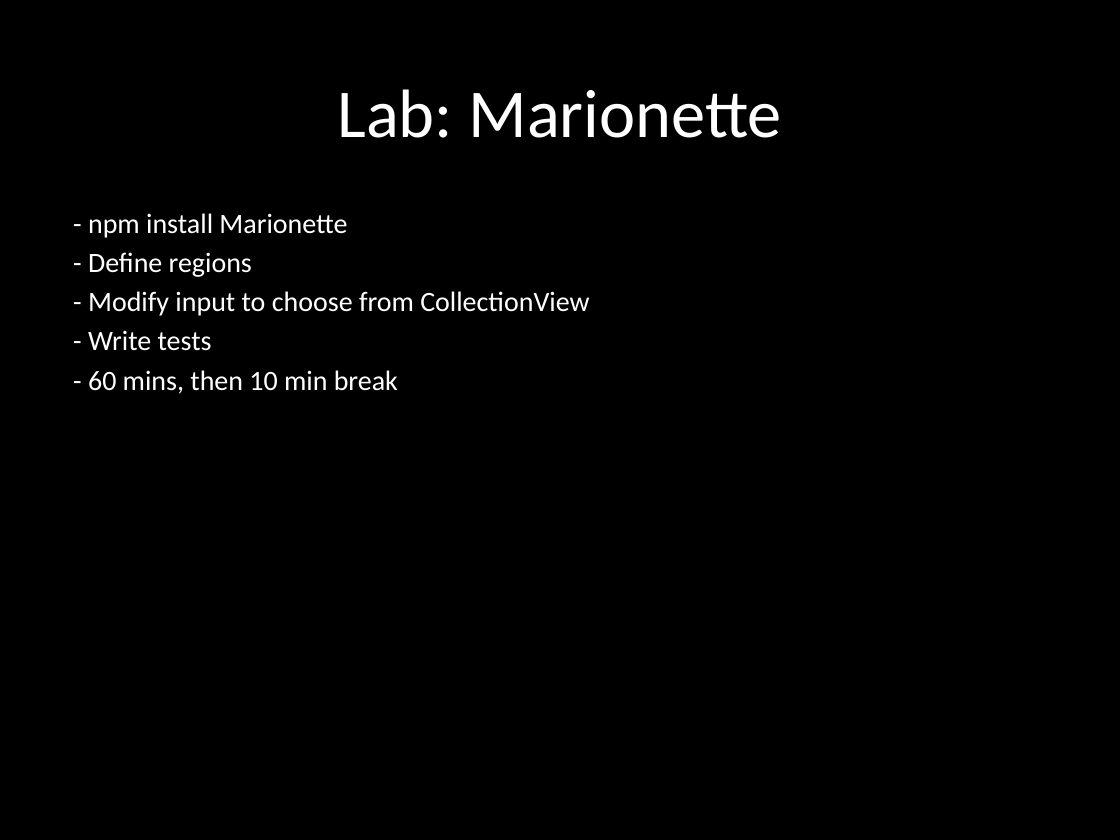
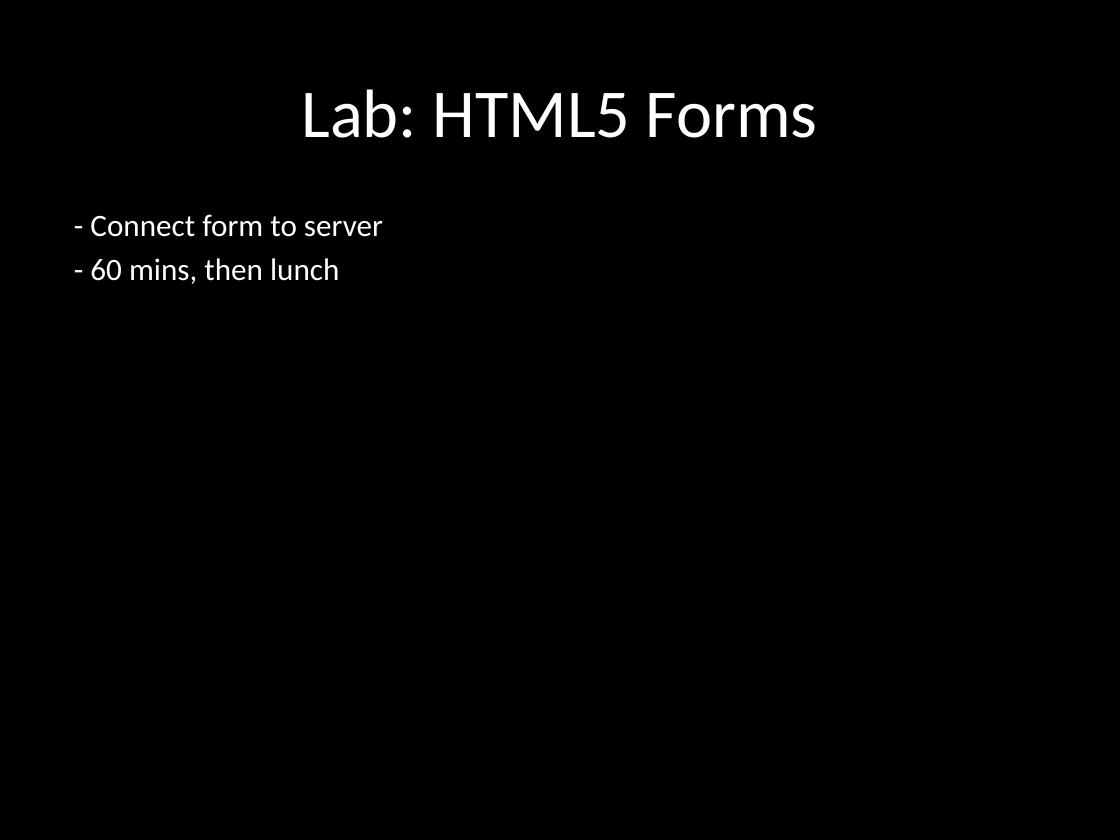
Before and after one commit to eliasjames/training-node-backbone, a slide deck: slide 6 of slides/Node & Backbone Slides Day 4.pptx (slide 4 before the commit). Drawn at 1120x840 pixels with LibreOffice and Linux fonts; fonts in the diff are those of the drawing. Boxes give left, top, right and bottom in pixels: in the first picture for what was removed or moved away, otherwise in the second. Text is boxed around its words. In the diff, an @@ line names an element or a change of style, - is before the commit and + after.

```diff
--- a/slides/Node & Backbone Slides Day 4.pptx
+++ b/slides/Node & Backbone Slides Day 4.pptx
@@ title at <box>301,89,818,138</box>: text changed @@
-Lab: Marionette
+Lab: HTML5 Forms
@@ subtitle at <box>90,214,383,284</box>: text changed; size 18 to 20 pt @@
-- npm install Marionette
-- Define regions
-- Modify input to choose from CollectionView
-- Write tests
-- 60 mins, then 10 min break
+- Connect form to server
+- 60 mins, then lunch
```
Also in this commit, not shown: 2 other slides changed, 7 slides added, 2 slides removed, 8 other files.
